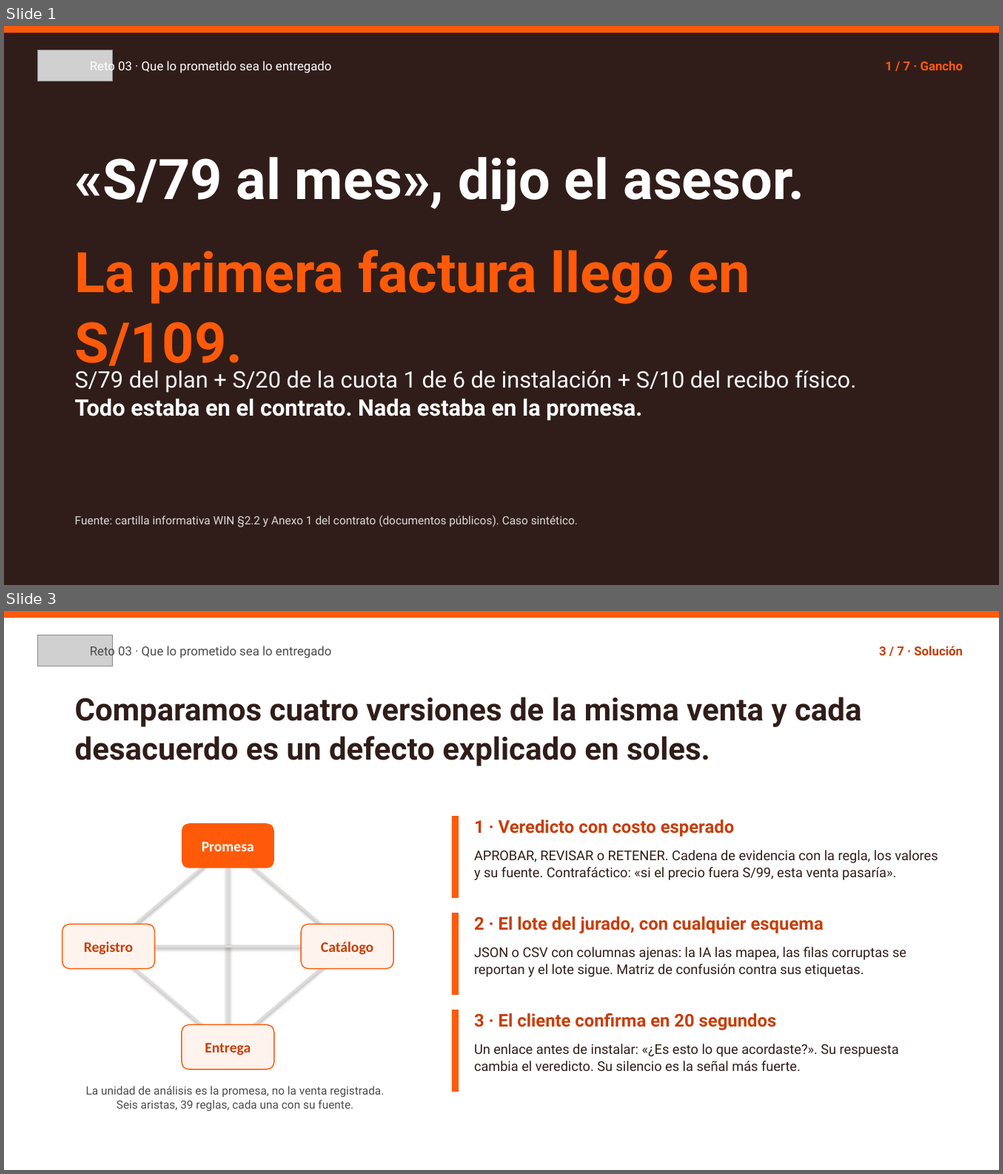
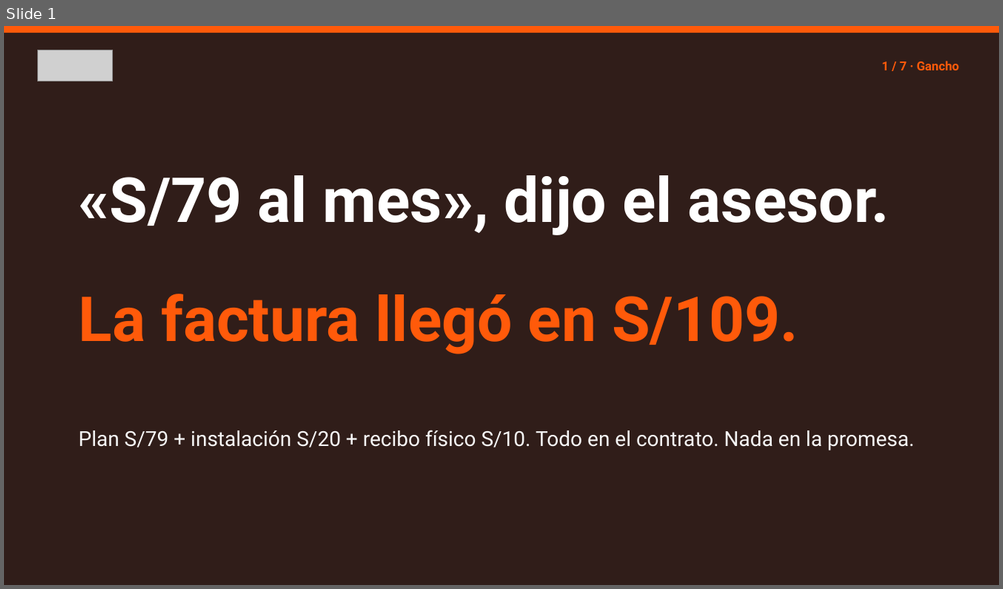
Before and after one commit to MccFlurry/firme, a slide deck: docs/pitch/WIN-Reto03-Pitch-3min.pptx. Shown one above the other, each under a label of ours: slides 1 and 3 before the commit, slide 1 after it; the slides between them are not shown. The pictures are 1003x1174 and 1003x589 pixels, drawn with LibreOffice and Linux fonts; fonts in the diff are those of the drawing; grey boxes stand for pictures. Boxes give left, top, right and bottom in pixels: in the first picture for what was removed or moved away, otherwise in the second. Text is boxed around its words. In the diff, an @@ line names an element or a change of style, - is before the commit and + after.

```diff
--- a/docs/pitch/WIN-Reto03-Pitch-3min.pptx
+++ b/docs/pitch/WIN-Reto03-Pitch-3min.pptx
@@ slide 3 removed at bbox=[4, 611, 999, 1170], background #FFFFFF @@
@@ rectangle removed at bbox=[4, 611, 999, 618] @@
@@ picture removed at bbox=[37, 635, 113, 667] @@
@@ text removed at bbox=[90, 644, 332, 659] @@
-Reto 03 · Que lo prometido sea lo entregado
@@ text removed at bbox=[879, 646, 962, 655] @@
-3 / 7 · Solución
@@ text removed at bbox=[75, 697, 862, 766] @@
-Comparamos cuatro versiones de la misma venta y cada desacuerdo es un defecto explicado en soles.
@@ rounded rectangle removed at bbox=[182, 823, 274, 869] @@
-Promesa
@@ rectangle removed at bbox=[452, 816, 458, 898] @@
@@ text removed at bbox=[474, 820, 734, 837] @@
-1 · Veredicto con costo esperado
@@ line removed from (108, 947) to (227, 846) @@
@@ line removed from (227, 846) to (347, 947) @@
@@ line removed from (227, 846) to (227, 1048) @@
@@ text removed at bbox=[474, 850, 937, 880] @@
-APROBAR, REVISAR o RETENER. Cadena de evidencia con la regla, los valores y su fuente. Contrafáctico: «si el precio fuera S/99, esta venta pasaría».
@@ rectangle removed at bbox=[452, 913, 458, 995] @@
@@ text removed at bbox=[474, 917, 823, 934] @@
-2 · El lote del jurado, con cualquier esquema
@@ rounded rectangle removed at bbox=[62, 924, 155, 969] @@
-Registro
@@ rounded rectangle removed at bbox=[301, 924, 393, 969] @@
-Catálogo
@@ line removed from (227, 1048) to (108, 947) @@
@@ line removed from (108, 947) to (347, 947) @@
@@ line removed from (347, 947) to (227, 1048) @@
@@ text removed at bbox=[474, 947, 906, 977] @@
-JSON o CSV con columnas ajenas: la IA las mapea, las filas corruptas se reportan y el lote sigue. Matriz de confusión contra sus etiquetas.
@@ rectangle removed at bbox=[452, 1010, 458, 1092] @@
@@ rounded rectangle removed at bbox=[182, 1025, 274, 1070] @@
-Entrega
@@ text removed at bbox=[474, 1014, 777, 1031] @@
-3 · El cliente confirma en 20 segundos
@@ text removed at bbox=[474, 1044, 899, 1071] @@
-Un enlace antes de instalar: «¿Es esto lo que acordaste?». Su respuesta cambia el veredicto. Su silencio es la señal más fuerte.
@@ text removed at bbox=[86, 1086, 384, 1111] @@
-La unidad de análisis es la promesa, no la venta registrada. Seis aristas, 39 reglas, cada una con su fuente.
@@ slide 1 changed as well @@
@@ text removed at bbox=[90, 59, 332, 74] @@
-Reto 03 · Que lo prometido sea lo entregado
@@ text "1 / 7 · Gancho": place and size @@
-text "1 / 7 · Gancho" at bbox=[885, 61, 962, 70]
+text "1 / 7 · Gancho" at bbox=[882, 61, 959, 70]
@@ text "«S/79 al mes», dijo el ...": place and size @@
-text "«S/79 al mes», dijo el ..." at bbox=[75, 157, 805, 211]
+text "«S/79 al mes», dijo el ..." at bbox=[79, 175, 889, 235]
@@ text "«S/79 al mes», dijo el ..." at bbox=[79, 175, 889, 235]: size 54 to 60 pt @@
@@ text at bbox=[79, 294, 798, 355]: text changed; size 54 to 60 pt @@
-La primera factura llegó en S/109.
+La factura llegó en S/109.
@@ text at bbox=[79, 430, 913, 451]: text changed; size 22 to 20 pt @@
-S/79 del plan + S/20 de la cuota 1 de 6 de instalación + S/10 del recibo físico.
-Todo estaba en el contrato. Nada estaba en la promesa.
+Plan S/79 + instalación S/20 + recibo físico S/10. Todo en el contrato. Nada en la promesa.
@@ text removed at bbox=[75, 516, 578, 528] @@
-Fuente: cartilla informativa WIN §2.2 y Anexo 1 del contrato (documentos públicos). Caso sintético.
```
Also in this commit, not shown: 6 other slides changed, 2 slides added.
